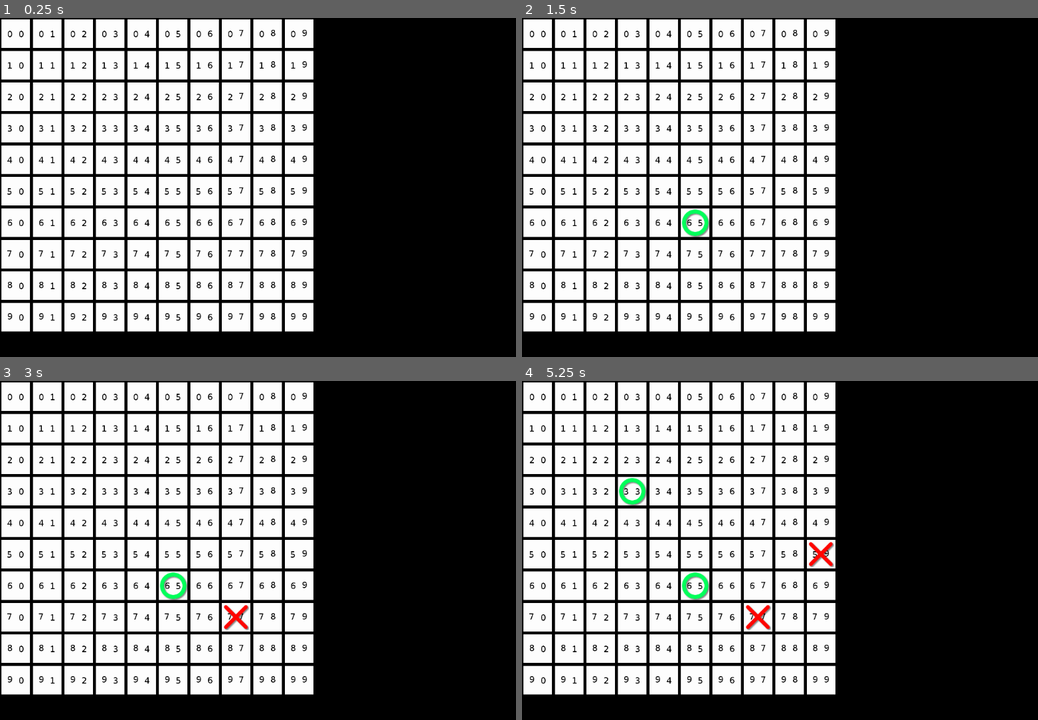
Above: before the commit, frames 1-4 (two rows, left to right).
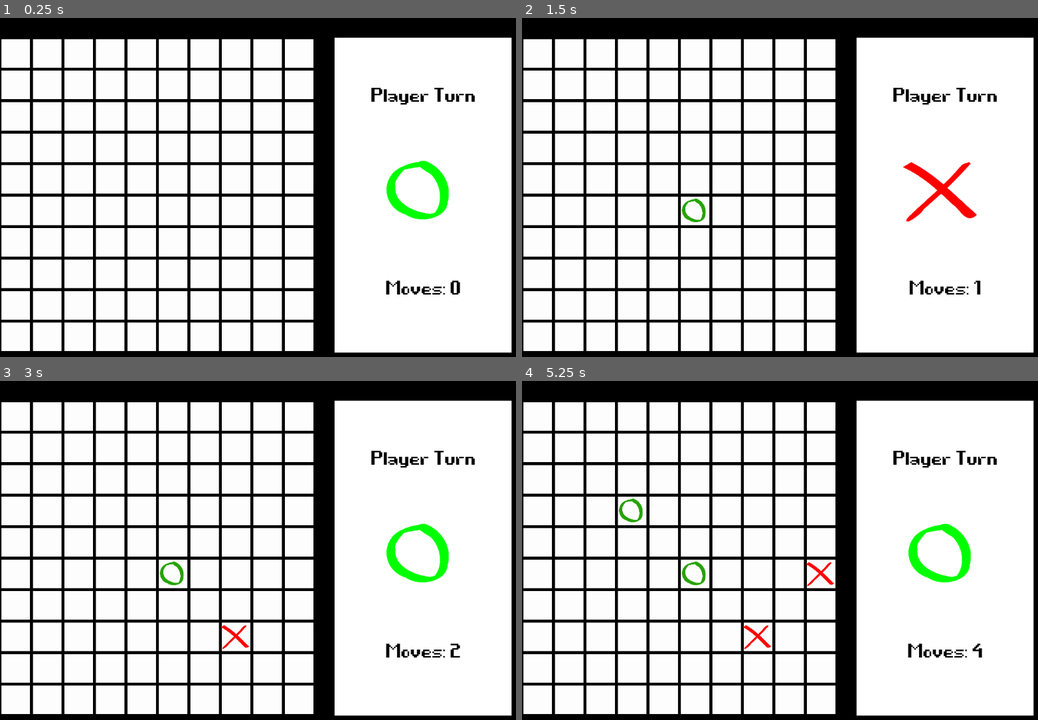
Above: after the commit, the same moments.

Repository: dqdthanhthanh/tic_tac_toe_game
Game: Godot game, scene res://scene/main_game.tscn
Two runs of this game, one before a commit and one after it. Both use one fixed random seed, a clock stepped at 60 frames per second and the inputs below. Before the commit the project starts from res://main_game.tscn.
Inputs (mouse positions are in pixels of both pictures, inside the frame that each line leads up to):
- Up to frame 1 (0.25 s): no input
- Up to frame 2 (1.5 s): tap Enter at 0.5 s; move the mouse to (903, 177) at 0.52 s; click (903, 177) at 0.67 s; tap Space at 1.25 s; move the mouse to (681, 211) at 1.27 s; click (681, 211) at 1.42 s
- Up to frame 3 (3 s): tap Enter at 2 s; move the mouse to (319, 479) at 2.02 s; click (319, 479) at 2.17 s; tap Space at 2.75 s; move the mouse to (237, 628) at 2.77 s; click (237, 628) at 2.92 s
- Up to frame 4 (5.25 s): tap Enter at 3.5 s; move the mouse to (945, 611) at 3.52 s; click (945, 611) at 3.67 s; tap Escape at 4.15 s; tap Space at 4.25 s; move the mouse to (630, 506) at 4.27 s; click (630, 506) at 4.42 s; move the mouse to (816, 557) at 5.02 s; click (816, 557) at 5.17 s

The runs differ from the first frame. In frame 1, 50% of the frame differs, in the area x 0-100%, y 0-99%; in frame 2, 50%; in frame 3, 50%; in frame 4, 51%.

Commit message:
add end game, new game

Diff:
--- a/main_game.tscn
+++ /dev/null
@@ -1,29 +0,0 @@
-[gd_scene load_steps=6 format=3 uid="uid://cfw0q4wew3l1o"]
-
-[ext_resource type="Texture2D" uid="uid://cwkkti00b62jm" path="res://2d/white_square.png" id="1_4djgc"]
-[ext_resource type="Script" path="res://main_game.gd" id="1_kss4j"]
-[ext_resource type="PackedScene" uid="uid://ckqp41lgbon50" path="res://scene/pixel.tscn" id="2_4yq2j"]
-[ext_resource type="PackedScene" uid="uid://b0t7mupielghb" path="res://scene/o.tscn" id="3_b7y78"]
-[ext_resource type="PackedScene" uid="uid://eq1c7wdpq6f3" path="res://scene/x.tscn" id="4_8mnu4"]
-
-[node name="MainGame" type="Control"]
-layout_mode = 3
-anchors_preset = 15
-anchor_right = 1.0
-anchor_bottom = 1.0
-grow_horizontal = 2
-grow_vertical = 2
-script = ExtResource("1_kss4j")
-pixel_ins = ExtResource("2_4yq2j")
-marker_o = ExtResource("3_b7y78")
-marker_x = ExtResource("4_8mnu4")
-
-[node name="BG" type="Sprite2D" parent="."]
-self_modulate = Color(0, 0, 0, 1)
-position = Vector2(540, 360)
-scale = Vector2(1080, 720)
-texture = ExtResource("1_4djgc")
-
-[node name="Board" type="Node2D" parent="."]
-
-[node name="Marker" type="Node2D" parent="."]
--- a/project.godot
+++ b/project.godot
@@ -11,7 +11,7 @@
 [application]
 
 config/name="Tic Tac Toe Game"
-run/main_scene="res://main_game.tscn"
+run/main_scene="res://scene/main_game.tscn"
 config/features=PackedStringArray("4.2", "Mobile")
 config/icon="res://icon.svg"
 
--- /dev/null
+++ b/scene/main_game.tscn
@@ -0,0 +1,186 @@
+[gd_scene load_steps=11 format=3 uid="uid://cfw0q4wew3l1o"]
+
+[ext_resource type="Script" path="res://script/main_game.gd" id="1_ik6k0"]
+[ext_resource type="PackedScene" uid="uid://ckqp41lgbon50" path="res://scene/pixel.tscn" id="2_k6uj5"]
+[ext_resource type="PackedScene" uid="uid://b0t7mupielghb" path="res://scene/o.tscn" id="3_ipbfh"]
+[ext_resource type="PackedScene" uid="uid://eq1c7wdpq6f3" path="res://scene/x.tscn" id="4_3ysp6"]
+[ext_resource type="Texture2D" uid="uid://cwkkti00b62jm" path="res://2d/white_square.png" id="5_tvhtv"]
+[ext_resource type="FontFile" uid="uid://cfnbrw8sdu01e" path="res://font/game_over.ttf" id="6_aubwr"]
+[ext_resource type="Texture2D" uid="uid://ckncqgaufxvuw" path="res://2d/xo.png" id="7_nxr2l"]
+
+[sub_resource type="StyleBoxFlat" id="StyleBoxFlat_dp2yh"]
+bg_color = Color(1, 1, 1, 1)
+border_width_left = 8
+border_width_top = 8
+border_width_right = 8
+border_width_bottom = 8
+border_color = Color(0, 0, 0, 1)
+
+[sub_resource type="StyleBoxFlat" id="StyleBoxFlat_4d0y1"]
+bg_color = Color(1, 1, 1, 1)
+border_width_left = 8
+border_width_top = 8
+border_width_right = 8
+border_width_bottom = 8
+border_color = Color(0, 0, 0, 1)
+
+[sub_resource type="StyleBoxFlat" id="StyleBoxFlat_pgkjb"]
+bg_color = Color(0.560955, 0.560955, 0.560955, 1)
+border_width_left = 8
+border_width_top = 8
+border_width_right = 8
+border_width_bottom = 8
+border_color = Color(0, 0, 0, 1)
+
+[node name="MainGame" type="Control" node_paths=PackedStringArray("menu_new_game", "player_turn", "player_win", "move_label", "data")]
+layout_mode = 3
+anchors_preset = 15
+anchor_right = 1.0
+anchor_bottom = 1.0
+grow_horizontal = 2
+grow_vertical = 2
+script = ExtResource("1_ik6k0")
+pixel_ins = ExtResource("2_k6uj5")
+menu_new_game = NodePath("Panel/NewGame")
+player_turn = NodePath("Panel/PlayerTurnDisplay")
+player_win = NodePath("Panel/NewGame/PlayerWinDisplay")
+move_label = NodePath("Panel/Move")
+marker_o = ExtResource("3_ipbfh")
+marker_x = ExtResource("4_3ysp6")
+data = NodePath("Data")
+
+[node name="BG" type="Sprite2D" parent="."]
+self_modulate = Color(0, 0, 0, 1)
+position = Vector2(540, 360)
+scale = Vector2(1080, 720)
+texture = ExtResource("5_tvhtv")
+
+[node name="Board" type="Node2D" parent="."]
+position = Vector2(2.08165e-12, 40)
+
+[node name="Marker" type="Node2D" parent="."]
+position = Vector2(2.08165e-12, 40)
+
+[node name="Panel" type="Panel" parent="."]
+layout_mode = 1
+anchors_preset = 6
+anchor_left = 1.0
+anchor_top = 0.5
+anchor_right = 1.0
+anchor_bottom = 0.5
+offset_left = -408.0
+offset_top = -328.0
+offset_right = -32.0
+offset_bottom = 328.0
+grow_horizontal = 0
+grow_vertical = 2
+theme_override_styles/panel = SubResource("StyleBoxFlat_dp2yh")
+
+[node name="PlayerTurn" type="Label" parent="Panel"]
+layout_mode = 1
+anchors_preset = 5
+anchor_left = 0.5
+anchor_right = 0.5
+offset_left = -108.0
+offset_top = 64.0
+offset_right = 105.0
+offset_bottom = 176.0
+grow_horizontal = 2
+theme_override_colors/font_color = Color(0, 0, 0, 1)
+theme_override_fonts/font = ExtResource("6_aubwr")
+theme_override_font_sizes/font_size = 100
+text = "Player Turn"
+horizontal_alignment = 1
+vertical_alignment = 1
+
+[node name="PlayerTurnDisplay" type="Sprite2D" parent="Panel"]
+self_modulate = Color(0, 0, 0, 1)
+position = Vector2(184, 320)
+scale = Vector2(0.510638, 0.454416)
+texture = ExtResource("7_nxr2l")
+hframes = 2
+
+[node name="Move" type="Label" parent="Panel"]
+layout_mode = 1
+anchors_preset = 7
+anchor_left = 0.5
+anchor_top = 1.0
+anchor_right = 0.5
+anchor_bottom = 1.0
+offset_left = -108.0
+offset_top = -200.0
+offset_right = 105.0
+offset_bottom = -88.0
+grow_horizontal = 2
+grow_vertical = 0
+theme_override_colors/font_color = Color(0, 0, 0, 1)
+theme_override_fonts/font = ExtResource("6_aubwr")
+theme_override_font_sizes/font_size = 100
+text = "Moves: 0"
+horizontal_alignment = 1
+vertical_alignment = 1
+
+[node name="NewGame" type="Button" parent="Panel"]
+layout_mode = 1
+anchors_preset = 8
+anchor_left = 0.5
+anchor_top = 0.5
+anchor_right = 0.5
+anchor_bottom = 0.5
+offset_left = -732.0
+offset_top = -160.0
+offset_right = -348.0
+offset_bottom = 152.0
+grow_horizontal = 2
+grow_vertical = 2
+theme_override_styles/normal = SubResource("StyleBoxFlat_4d0y1")
+theme_override_styles/hover = SubResource("StyleBoxFlat_pgkjb")
+theme_override_styles/pressed = SubResource("StyleBoxFlat_pgkjb")
+theme_override_styles/disabled = SubResource("StyleBoxFlat_4d0y1")
+theme_override_styles/focus = SubResource("StyleBoxFlat_4d0y1")
+
+[node name="Info" type="Label" parent="Panel/NewGame"]
+layout_mode = 1
+anchors_preset = 5
+anchor_left = 0.5
+anchor_right = 0.5
+offset_left = -160.0
+offset_top = 8.0
+offset_right = 160.0
+offset_bottom = 120.0
+grow_horizontal = 2
+theme_override_colors/font_color = Color(0, 0, 0, 1)
+theme_override_fonts/font = ExtResource("6_aubwr")
+theme_override_font_sizes/font_size = 100
+text = "Winner"
+horizontal_alignment = 1
+vertical_alignment = 1
+
+[node name="PlayerWinDisplay" type="Sprite2D" parent="Panel/NewGame"]
+self_modulate = Color(0, 0, 0, 1)
+position = Vector2(200, 150)
+scale = Vector2(0.352584, 0.312678)
+texture = ExtResource("7_nxr2l")
+hframes = 2
+
+[node name="ClickToPlay" type="Label" parent="Panel/NewGame"]
+layout_mode = 1
+anchors_preset = 8
+anchor_left = 0.5
+anchor_top = 0.5
+anchor_right = 0.5
+anchor_bottom = 0.5
+offset_left = -160.0
+offset_top = 20.0
+offset_right = 160.0
+offset_bottom = 132.0
+grow_horizontal = 2
+grow_vertical = 2
+theme_override_colors/font_color = Color(0, 0, 0, 1)
+theme_override_fonts/font = ExtResource("6_aubwr")
+theme_override_font_sizes/font_size = 100
+text = "Click to play"
+horizontal_alignment = 1
+vertical_alignment = 1
+
+[node name="Data" type="Node" parent="."]
--- a/scene/o.tscn
+++ b/scene/o.tscn
@@ -1,12 +1,14 @@
 [gd_scene load_steps=3 format=3 uid="uid://b0t7mupielghb"]
 
-[ext_resource type="Texture2D" uid="uid://b5ie1fjtn3osx" path="res://2d/circle.png" id="1_yl5pv"]
+[ext_resource type="Texture2D" uid="uid://ckncqgaufxvuw" path="res://2d/xo.png" id="1_d807t"]
 [ext_resource type="Texture2D" uid="uid://bhhjef5pbn624" path="res://2d/number_new.png" id="2_qvmgj"]
 
 [node name="o" type="Sprite2D"]
+self_modulate = Color(0.146614, 0.640153, 0, 1)
 position = Vector2(32, 32)
-scale = Vector2(0.533333, 0.533333)
-texture = ExtResource("1_yl5pv")
+scale = Vector2(0.194529, 0.182336)
+texture = ExtResource("1_d807t")
+hframes = 2
 
 [node name="Sprite2D" type="Sprite2D" parent="."]
 self_modulate = Color(0, 0, 0, 1)
--- a/scene/x.tscn
+++ b/scene/x.tscn
@@ -1,12 +1,15 @@
 [gd_scene load_steps=3 format=3 uid="uid://eq1c7wdpq6f3"]
 
-[ext_resource type="Texture2D" uid="uid://bmko72mlyjmdo" path="res://2d/cross.png" id="1_fshi8"]
+[ext_resource type="Texture2D" uid="uid://ckncqgaufxvuw" path="res://2d/xo.png" id="1_xy2xy"]
 [ext_resource type="Texture2D" uid="uid://bhhjef5pbn624" path="res://2d/number_new.png" id="2_ws2a6"]
 
 [node name="x" type="Sprite2D"]
+self_modulate = Color(1, 0, 0, 1)
 position = Vector2(32, 32)
-scale = Vector2(0.533333, 0.533333)
-texture = ExtResource("1_fshi8")
+scale = Vector2(0.194529, 0.182336)
+texture = ExtResource("1_xy2xy")
+hframes = 2
+frame = 1
 
 [node name="Sprite2D" type="Sprite2D" parent="."]
 self_modulate = Color(0, 0, 0, 1)
--- a/main_game.gd
+++ b/script/main_game.gd
@@ -3,38 +3,42 @@
 
 # pixel scene
 @export var pixel_ins:PackedScene
+@export var menu_new_game:Button
+@export var player_turn:Sprite2D
+@export var player_win:Sprite2D
+@export var move_label:Label
 
 # hien thi kieu danh dau x, o
 @export var marker_o:PackedScene
 @export var marker_x:PackedScene
 
-# hien thi diem dat duoc
-@export var score_label:Label
-@export var high_score_label:Label
-@export var your_score_label:Label
 # du lieu game: xem trong script data
 @export var data:Node
 
+var game_end:bool = false
 var team_select:int = 1
 var map_size:int = 10
 # lua tru toa do, vi tri cua cac diem pixel
-var board:Array
+var board_data:Array
 # lua tru cac diem pixel
 var pixel_board:Array
 var pixel_x:Array = [0,1080]
 var pixel_y:Array = [0,720]
+# tất cả các lượt đánh:
+var all_moves:int = 0
 
 # Called when the node enters the scene tree for the first time.
 func _ready() -> void:
+	menu_new_game.connect("pressed",on_new_game)
 	# tao data dua vao kich thuoc man hinh xac dinh hoac tuy chon x = 17, y = 11
 	for i in round(size.y/64):
-		board.append([])
+		board_data.append([])
 		for j in round(size.x/64):
-			board[i].append(0)
-	pixel_board = board.duplicate(true)
+			board_data[i].append(0)
+	pixel_board = board_data.duplicate(true)
 	# them vao cac diem pixel dua data co duoc o tren
-	for i in board.size():
-		for j in board[i].size():
+	for i in board_data.size():
+		for j in board_data[i].size():
 			var pixel:Sprite2D = pixel_ins.instantiate()
 			$Board.add_child(pixel)
 			if j == 0:
@@ -43,18 +47,19 @@
 			else:
 				pixel.position.x = 32 + j * 64
 				pixel_board[i][j] = pixel
-			pixel.get_child(0).frame = i
-			pixel.get_child(1).frame = j
-			#pixel.get_child(0).hide()
-			#pixel.get_child(1).hide()
+			#pixel.get_child(0).frame = i
+			#pixel.get_child(1).frame = j
+			pixel.get_child(0).hide()
+			pixel.get_child(1).hide()
 			pixel.position.y = 32 + i * 64
 			if i < map_size and j < map_size:
 				pixel.modulate = Color.WHITE
 			else:
 				pixel.modulate = Color.BLACK
+	on_new_game()
 
 func _input(event):
-	if event is InputEventMouseButton:
+	if event is InputEventMouseButton and game_end == false:
 		if event.button_index == MOUSE_BUTTON_LEFT and event.pressed:
 			if (event.position.x > pixel_x[0] and event.position.x < pixel_x[1]
 			and event.position.y > pixel_y[0] and event.position.y < pixel_y[1]):
@@ -65,10 +70,12 @@
 
 func add_marker(pos):
 	var x:int = (pos.x)/64
-	var y:int = (pos.y)/64
-	var node:Sprite2D = $Board.get_child(x+(y*board[0].size()))
-	if node.modulate == Color.WHITE and board[y][x] == 0:
-		board[y][x] = team_select
+	var y:int = (pos.y-$Board.position.y)/64
+	var node:Sprite2D = $Board.get_child(x+(y*board_data[0].size()))
+	if node.modulate == Color.WHITE and board_data[y][x] == 0:
+		all_moves += 1
+		move_label.text = "Moves: " + str(all_moves)
+		board_data[y][x] = team_select
 		var marker:Sprite2D
 		if team_select == 1:
 			marker = marker_o.instantiate()
@@ -83,16 +90,56 @@
 
 func change_team():
 	if team_select == 1:
+		player_turn.frame = 1
+		player_turn.self_modulate = Color.RED
 		team_select = -1
 	else:
+		player_turn.frame = 0
+		player_turn.self_modulate = Color.GREEN
 		team_select = 1
+
+func get_pixel(board_pos:Array) -> Sprite2D:
+	var x:int = board_pos[1]
+	var y:int = board_pos[0]
+	var pixel:Sprite2D = $Board.get_child(x+(y*board_data[0].size()))
+	return pixel
+
+func on_new_game():
+	team_select = 1
+	all_moves = 0
+	player_turn.frame = 0
+	player_turn.self_modulate = Color.GREEN
+	player_win.frame = 0
+	player_win.self_modulate = Color.GREEN
+	board_data = []
+	move_label.text = "Moves: " + str(all_moves)
+	for i in round(size.y/64):
+		board_data.append([])
+		for j in round(size.x/64):
+			board_data[i].append(0)
+	if $Marker.get_child_count() > 0:
+		for child in $Marker.get_children():
+			child.queue_free()
+	menu_new_game.hide()
+	game_end = false
+
+func on_game_end(team_win:int = 1):
+	game_end = true
+	if team_win == 1:
+		player_win.frame = 0
+		player_win.self_modulate = Color.GREEN
+	else:
+		player_win.frame = 1
+		player_win.self_modulate = Color.RED
+	await get_tree().create_timer(0.5,false).timeout
+	menu_new_game.show()
 
 func check_win() -> int:
 	var count = 0
 	var markers:Array
-	for i in board.size():
-		for j in board[i].size():
-			if board[i][j] == team_select:
+	for i in board_data.size():
+		for j in board_data[i].size():
+			if board_data[i][j] == team_select:
 				markers.append([j,i])
 	prints("markers",markers, team_select)
 
@@ -102,7 +149,7 @@
 		var y = marker[1]
 		# Kiểm tra các hàng
 		if !x in [0,map_size-1]:
-			if board[y][x-1] == team_select and board[y][x+1] == team_select:
+			if board_data[y][x-1] == team_select and board_data[y][x+1] == team_select:
 				prints("Check Horizontal", marker)
 				# Kiểm tra có bị chặn ko
 				if x-2 < 0 and x+2 > map_size-1:
@@ -110,27 +157,27 @@
 					return team_select
 				elif x-2 >= 0 and x+2 > map_size-1:
 					prints("Map block left", marker)
-					if board[y][x-2] == 0 or board[y][x-2] == team_select:
+					if board_data[y][x-2] == 0 or board_data[y][x-2] == team_select:
 						return team_select
 				elif x-2 < 0 and x+2 <= map_size-1:
 					prints("Map block right", marker)
-					if board[y][x+2] == 0 or board[y][x+2] == team_select:
+					if board_data[y][x+2] == 0 or board_data[y][x+2] == team_select:
 						return team_select
 				elif x-2 >= 0 and x+2 <= map_size-1:
 					prints("Map no block", marker)
-					if board[y][x-2] == 0 and board[y][x+2] == 0:
-						return team_select
-					elif board[y][x-2] != 0:
-						prints("Check left", marker)
-						if board[y][x+2] == team_select:
-							return team_select
-					elif board[y][x+2] != 0:
-						prints("Check right", marker)
-						if board[y][x-2] == team_select:
+					if board_data[y][x-2] == 0 and board_data[y][x+2] == 0:
+						return team_select
+					elif board_data[y][x-2] != 0:
+						prints("Check left", marker)
+						if board_data[y][x+2] == team_select:
+							return team_select
+					elif board_data[y][x+2] != 0:
+						prints("Check right", marker)
+						if board_data[y][x-2] == team_select:
 							return team_select
 		# Kiểm tra các cột
 		if !y in [0,map_size-1]:
-			if board[y-1][x] == team_select and board[y+1][x] == team_select:
+			if board_data[y-1][x] == team_select and board_data[y+1][x] == team_select:
 				# Kiểm tra có bị chặn ko
 				prints("Check Vertical", marker)
 				if y-2 < 0 and y+2 > map_size-1:
@@ -138,29 +185,29 @@
 					return team_select
 				elif y-2 >= 0 and y+2 > map_size-1:
 					prints("Map block left", marker)
-					if board[y-2][x] == 0 or board[y-2][x] == team_select:
+					if board_data[y-2][x] == 0 or board_data[y-2][x] == team_select:
 						return team_select
 				elif y-2 < 0 and y+2 <= map_size-1:
 					prints("Map block right", marker)
-					if board[y+2][x] == 0 or board[y+2][x] == team_select:
+					if board_data[y+2][x] == 0 or board_data[y+2][x] == team_select:
 						return team_select
 				elif y-2 >= 0 and y+2 <= map_size-1:
 					prints("Map no block", marker)
-					if board[y-2][x] == 0 and board[y+2][x] == 0:
-						return team_select
-					if board[y-2][x] != 0:
-						prints("Check left", marker)
-						if board[y+2][x] == team_select:
-							return team_select
-					if board[y+2][x] != 0:
-						prints("Check right", marker)
-						if board[y-2][x] == team_select:
+					if board_data[y-2][x] == 0 and board_data[y+2][x] == 0:
+						return team_select
+					if board_data[y-2][x] != 0:
+						prints("Check left", marker)
+						if board_data[y+2][x] == team_select:
+							return team_select
+					if board_data[y+2][x] != 0:
+						prints("Check right", marker)
+						if board_data[y-2][x] == team_select:
 							return team_select
 		# Kiểm tra các đường chéo
 		if !x in [0,map_size-1] and !y in [0,map_size-1]:
 			prints("Check Diagonal")
 			# Đường chéo trái-phải
-			if board[y-1][x-1] == team_select and board[y+1][x+1] == team_select:
+			if board_data[y-1][x-1] == team_select and board_data[y+1][x+1] == team_select:
 				prints("Left Diagonal", marker)
 				# Kiểm tra có bị chặn ko
 				if (y-2<0 and x-2<0) and (y+2>map_size-1 and x+2>map_size-1):
@@ -168,27 +215,27 @@
 					return team_select
 				elif (y-2>=0 and x-2>=0) and (y+2>map_size-1 and x+2>map_size-1):
 					prints("Map block Left", marker)
-					if board[y-2][x] == 0 or board[y-2][x] == team_select:
+					if board_data[y-2][x] == 0 or board_data[y-2][x] == team_select:
 						return team_select
 				elif (y-2<0 and x-2<0) and (y+2<=map_size-1 and x+2<=map_size-1):
 					prints("Map block Right", marker)
-					if board[y+2][x] == 0 or board[y+2][x] == team_select:
+					if board_data[y+2][x] == 0 or board_data[y+2][x] == team_select:
 						return team_select
 				elif (y-2>=0 and x-2>=0) and (y+2<=map_size-1 and x+2<=map_size-1):
 					prints("Map no block", marker)
-					if board[y-2][x-2] == 0 and board[y+2][x+2] == 0:
+					if board_data[y-2][x-2] == 0 and board_data[y+2][x+2] == 0:
 						prints("Check center", marker)
 						return team_select
-					elif board[y-2][x-2] != 0:
-						prints("Check left", marker)
-						if board[y+2][x+2] == team_select:
-							return team_select
-					elif board[y+2][x+2] != 0:
-						prints("Check right", marker)
-						if board[y-2][x-2] == team_select:
+					elif board_data[y-2][x-2] != 0:
+						prints("Check left", marker)
+						if board_data[y+2][x+2] == team_select:
+							return team_select
+					elif board_data[y+2][x+2] != 0:
+						prints("Check right", marker)
+						if board_data[y-2][x-2] == team_select:
 							return team_select
 			# Đường chéo phải-trái
-			if board[y-1][x+1] == team_select and board[y+1][x-1] == team_select:
+			if board_data[y-1][x+1] == team_select and board_data[y+1][x-1] == team_select:
 				#(board[y-2][x+2] == 0 and board[y+2][x-2] == 0)
 				prints("Right Diagonal", marker)
 				# Kiểm tra có bị chặn ko
@@ -197,29 +244,23 @@
 					return team_select
 				elif (y-2<0 and x+2>map_size-1) and (y+2<=map_size-1 and x-2>=0):
 					prints("Map block Top", marker)
-					if board[y+2][x-2] == 0 or board[y+2][x-2] == team_select:
+					if board_data[y+2][x-2] == 0 or board_data[y+2][x-2] == team_select:
 						return team_select
 				elif (y-2>=0 and x+2<=map_size-1) and (y+2>map_size-1 and x-2<0):
 					prints("Map block Down", marker)
-					if board[y-2][x+2] == 0 or board[y-2][x+2] == team_select:
+					if board_data[y-2][x+2] == 0 or board_data[y-2][x+2] == team_select:
 						return team_select
 				elif (y-2>=0 and x+2<=map_size-1) and (y+2<=map_size-1 and x-2>=0):
 					prints("Map no block", marker)
-					if board[y-2][x+2] == 0 and board[y+2][x-2] == 0:
+					if board_data[y-2][x+2] == 0 and board_data[y+2][x-2] == 0:
 						prints("Check center", marker)
 						return team_select
-					if board[y-2][x+2] != 0:
-						prints("Check left", marker)
-						if board[y+2][x-2] == team_select:
-							return team_select
-					elif board[y+2][x-2] != 0:
-						prints("Check right", marker)
-						if board[y-2][x+2] == team_select:
+					if board_data[y-2][x+2] != 0:
+						prints("Check left", marker)
+						if board_data[y+2][x-2] == team_select:
+							return team_select
+					elif board_data[y+2][x-2] != 0:
+						prints("Check right", marker)
+						if board_data[y-2][x+2] == team_select:
 							return team_select
 	return 0
-
-func on_game_end(team_win:int = 1):
-	if team_win == 1:
-		prints("O win")
-	else:
-		prints("X win")
Binary file removed: 2d/circle.png
Binary file removed: 2d/cross.png
Not shown, removed: 2d/cross.png.import
Binary file added: 2d/xo.png
Not shown, changed: 2d/xo.png.import
